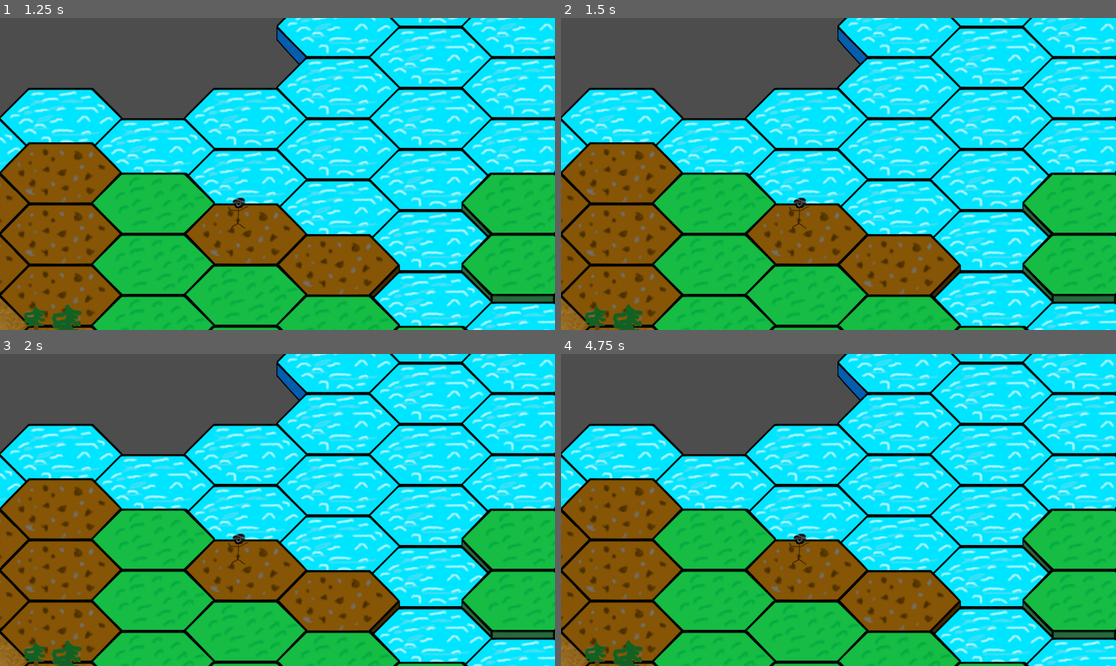
Above: before the commit, frames 1-4 (two rows, left to right).
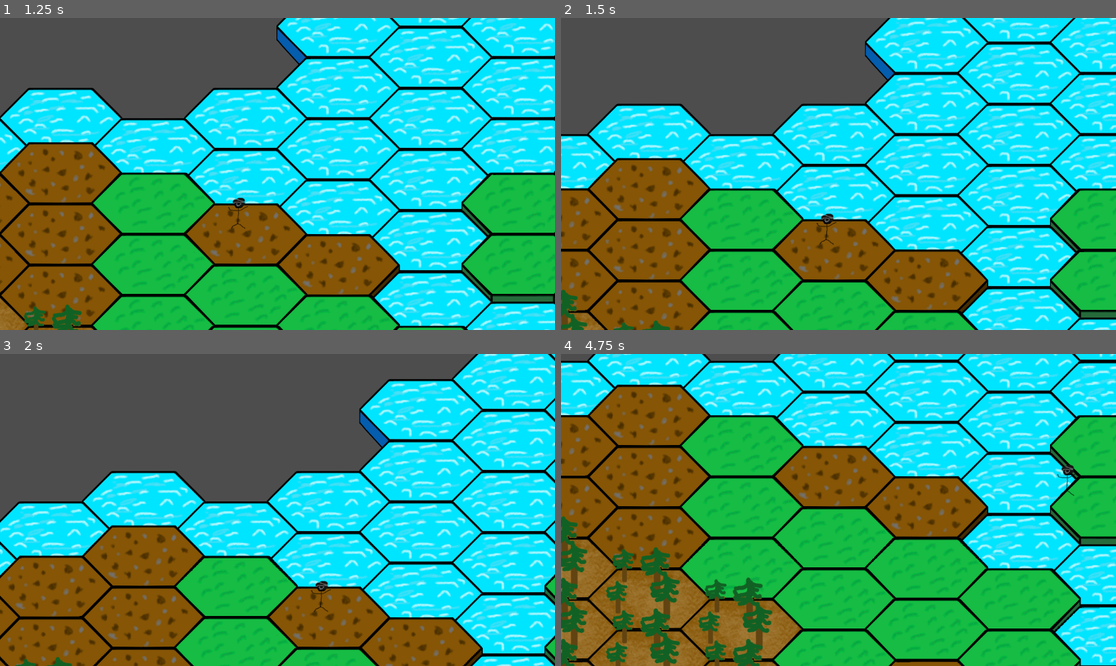
Above: after the commit, the same moments.

Repository: Schadows-Games-A-Synk/A_Synk_1
Game: Godot game, scene res://scenes/node_2d.tscn
Same seed, same stepped clock (60 frames per second), same inputs: the game is played once before the commit and once after it.
Inputs (mouse positions are in pixels of both pictures, inside the frame that each line leads up to):
- Up to frame 1 (1.25 s): tap Enter at 0.5 s; move the mouse to (399, 158) at 0.52 s; press the mouse at (399, 158) at 0.53 s
- Up to frame 2 (1.5 s): release the mouse at (960, 158) at 1.25 s; tap Space at 1.25 s; drag from (727, 189) to (810, 236) at 1.27 s
- Up to frame 3 (2 s): no input
- Up to frame 4 (4.75 s): tap Enter at 2, 3.5 s; move the mouse to (894, 441) at 2.02 s; press the mouse at (894, 441) at 2.03 s; release the mouse at (894, 441) at 2.75 s; tap Space at 2.75, 4.25 s; drag from (810, 572) to (672, 463) at 2.77 s; move the mouse to (1005, 556) at 3.52 s; press the mouse at (1005, 556) at 3.53 s; release the mouse at (1005, 556) at 4.25 s; drag from (672, 463) to (755, 432) at 4.27 s

Frame 1 is identical in both runs. In frame 2, 47% of the frame differs, in the area x 0-100%, y 0-100%; in frame 3, 64%; in frame 4, 78%.
Error before the commit: Parse Error: Identifier "last_distance" not declared in the current scope. (res://scripts/ui/camera_2d.gd:29)

Commit message:
Refactor touch distance variable and add zoom constants

Diff:
--- a/asynk-rpg/scripts/ui/camera_2d.gd
+++ b/asynk-rpg/scripts/ui/camera_2d.gd
@@ -3,7 +3,10 @@
 var OldMousePosition: Vector2
 var OldMousePositionZoom: Vector2
 var Touches := {}
-var LastTouchDistanz := 0.0
+var last_distance = 0.0
+const ZOOM_SPEED = 0.005
+const MIN_ZOOM = 0.5
+const MAX_ZOOM = 2.0
 # Called when the node enters the scene tree for the first time.
 
 func _input(event):
@@ -13,7 +16,7 @@
 		else :
 			if Touches.has(event.index):
 				Touches.erase(event.index)
-			LastTouchDistanz = 0.0
+			last_distance = 0.0
 
 	if event is InputEventScreenDrag:
 		if Touches.has(event.index):
